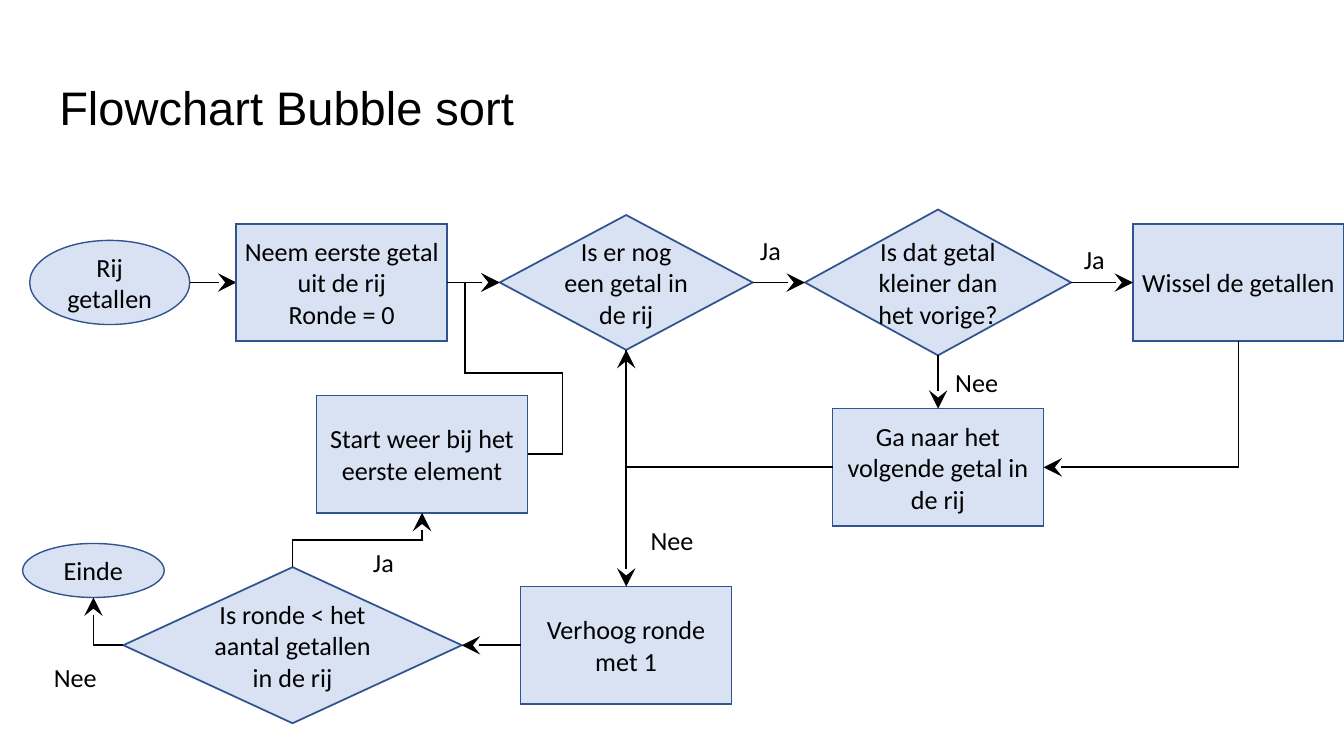
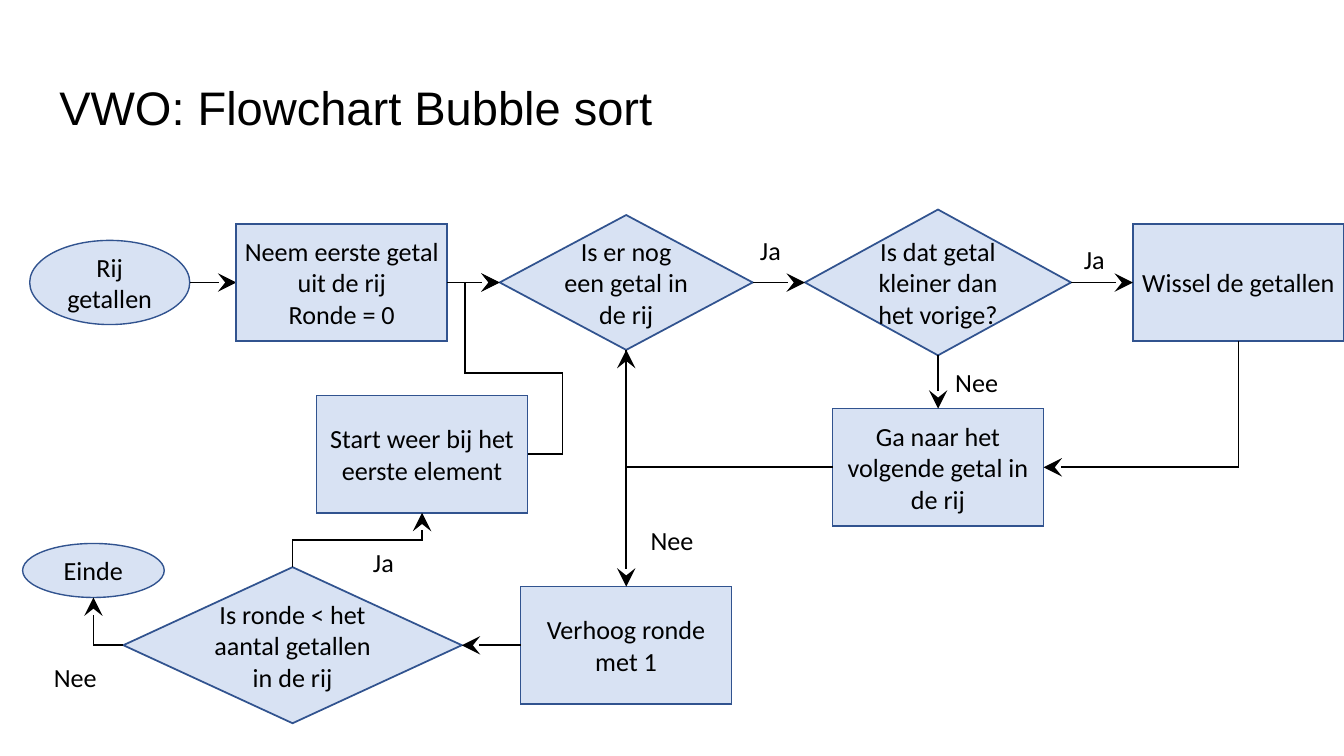
Before and after one commit to emmauscollege/emmauscollege.github.io, a slide deck: slide 12 of methode/static/theorie/algoritmen/T4.4.pptx. Drawn at 1344x756 pixels with LibreOffice and Linux fonts; fonts in the diff are those of the drawing. Boxes give left, top, right and bottom in pixels: in the first picture for what was removed or moved away, otherwise in the second. Text is boxed around its words. In the diff, an @@ line names an element or a change of style, - is before the commit and + after.

```diff
--- a/methode/static/theorie/algoritmen/T4.4.pptx
+++ b/methode/static/theorie/algoritmen/T4.4.pptx
@@ title at [59, 91, 652, 126]: text changed @@
-Flowchart Bubble sort
+VWO: Flowchart Bubble sort
```
Also in this commit, not shown: 5 other slides changed, 2 other files.
